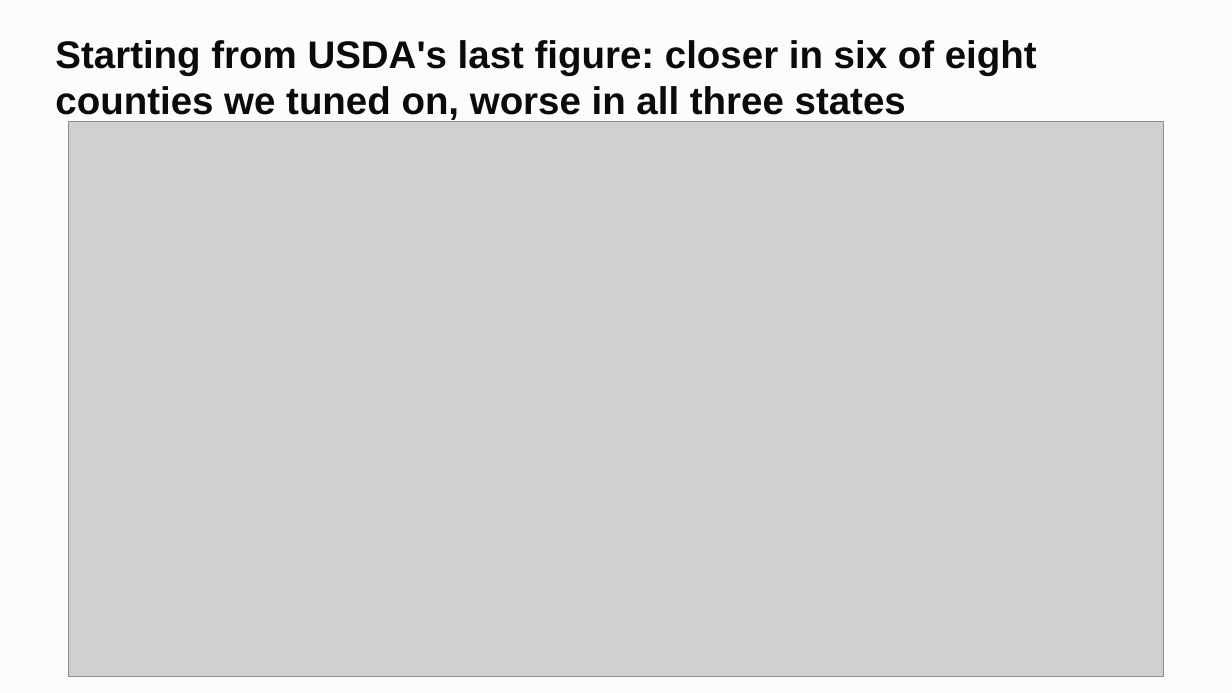
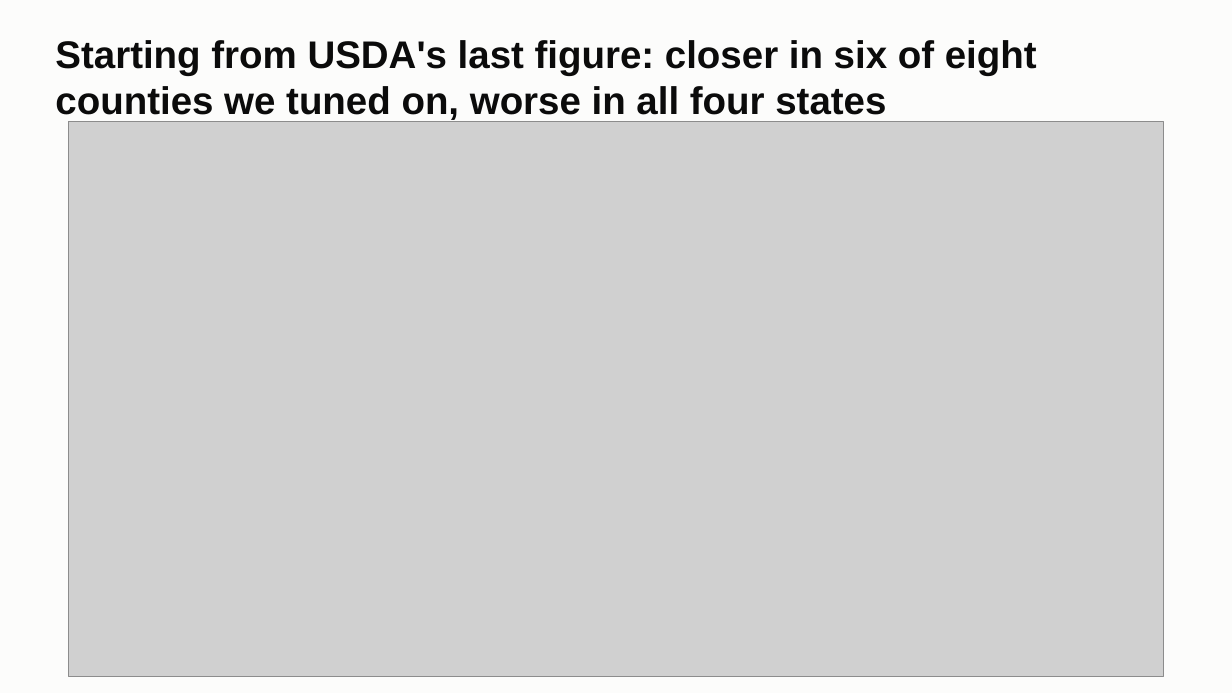
Before and after one commit to ChenSiyun1234/FieldVision, a slide deck: slide 14 of handoff/presentation/FieldVision_model_story.pptx. Drawn at 1232x693 pixels with LibreOffice and Linux fonts; fonts in the diff are those of the drawing; grey boxes stand for pictures. Boxes give left, top, right and bottom in pixels: in the first picture for what was removed or moved away, otherwise in the second. Text is boxed around its words. In the diff, an @@ line names an element or a change of style, - is before the commit and + after.

Commit message:
Deck: Michigan 2025 on the scoreboard, grouped by state; final deck of the night

```diff
--- a/handoff/presentation/FieldVision_model_story.pptx
+++ b/handoff/presentation/FieldVision_model_story.pptx
@@ title at <box>55,40,1037,120</box>: text changed @@
-Starting from USDA's last figure: closer in six of eight counties we tuned on, worse in all three states
+Starting from USDA's last figure: closer in six of eight counties we tuned on, worse in all four states
```
Also in this commit, not shown: 5 other slides changed, 2 other files.
